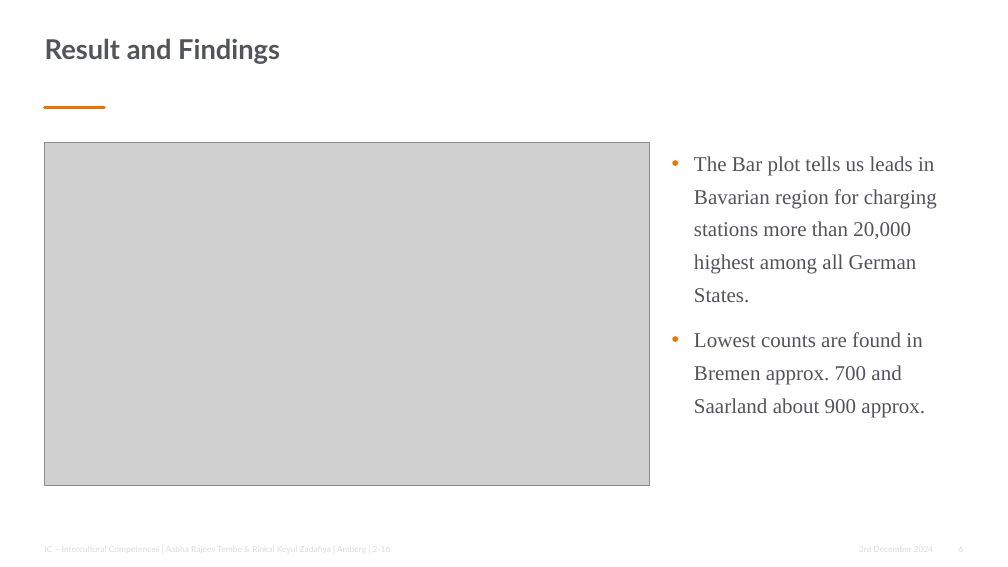
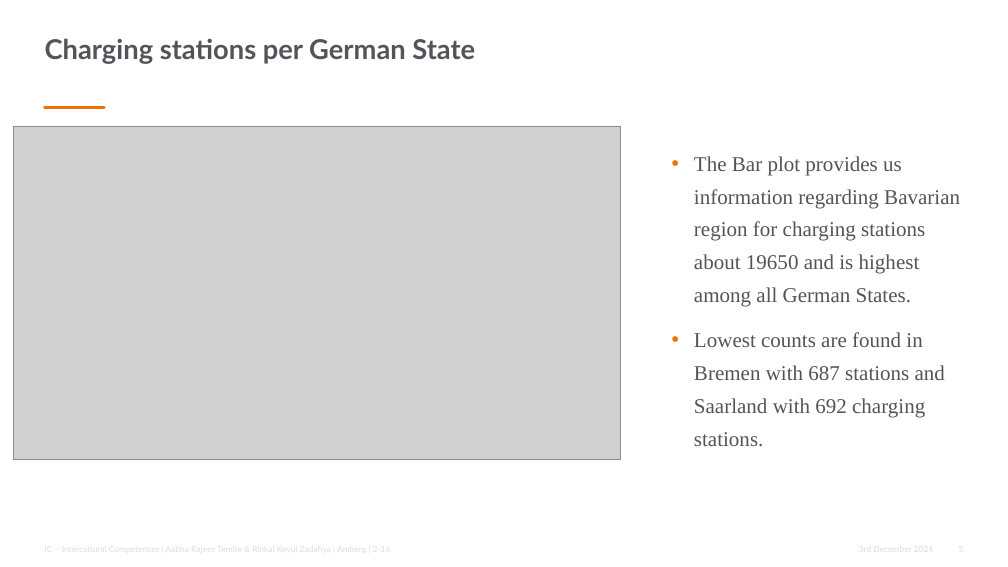
Before and after one commit to SathwikSharma226/PRS_FinalProject_EVGermany, a slide deck: slide 5 of PRS_Presentation_EVGermany.pptx (slide 6 before the commit). Drawn at 1008x567 pixels with LibreOffice and Linux fonts; fonts in the diff are those of the drawing; grey boxes stand for pictures; background and template pictures are left out. Boxes give left, top, right and bottom in pixels: in the first picture for what was removed or moved away, otherwise in the second. Text is boxed around its words. In the diff, an @@ line names an element or a change of style, - is before the commit and + after.

```diff
--- a/PRS_Presentation_EVGermany.pptx
+++ b/PRS_Presentation_EVGermany.pptx
@@ title at [45, 38, 475, 64]: text changed @@
-Result and Findings
+Charging stations per German State
@@ picture: place and size @@
-picture at [45, 143, 650, 485]
+picture at [13, 126, 620, 461]
@@ text at [694, 156, 960, 447]: text changed @@
-• The Bar plot tells us leads in Bavarian region for charging stations more than 20,000 highest among all German States.
-• Lowest counts are found in Bremen approx. 700 and Saarland about 900 approx.
+• The Bar plot provides us information regarding Bavarian region for charging stations about 19650 and is highest among all German States.
+• Lowest counts are found in Bremen with 687 stations and Saarland with 692 charging stations.
```
Also in this commit, not shown: 7 other slides changed, 3 slides added, 1 slide removed.
